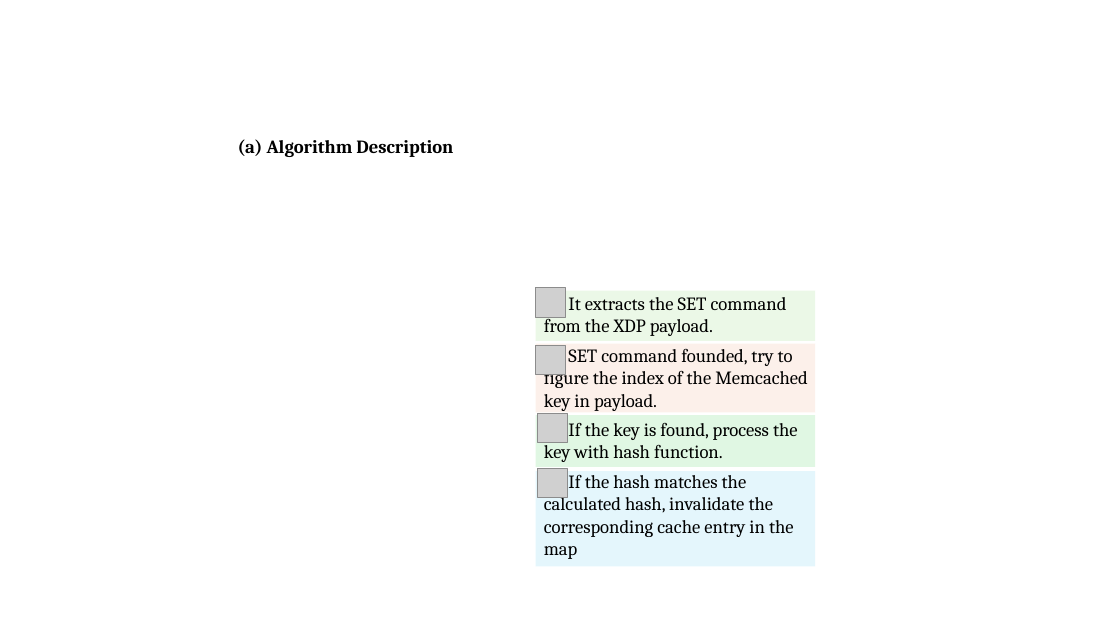
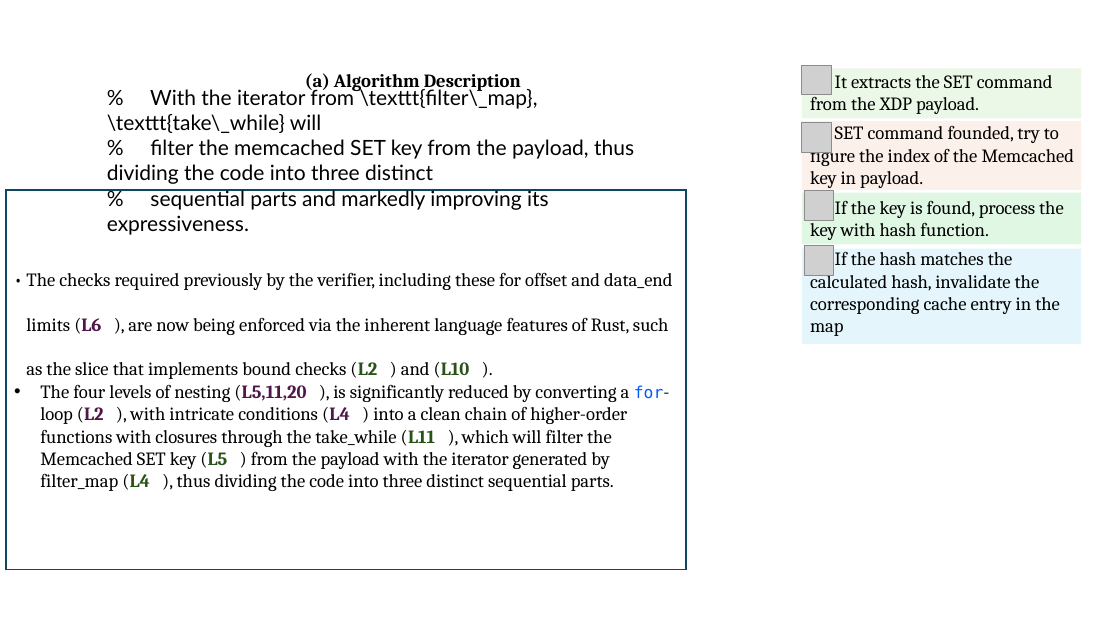
Before and after one commit to upgautamvt/publish-paper, a slide deck: slide 5 of figs/figs.pptx. Drawn at 1120x630 pixels with LibreOffice and Linux fonts; fonts in the diff are those of the drawing; grey boxes stand for pictures. Boxes give left, top, right and bottom in pixels: in the first picture for what was removed or moved away, otherwise in the second. Text is boxed around its words. In the diff, an @@ line names an element or a change of style, - is before the commit and + after.

```diff
--- a/figs/figs.pptx
+++ b/figs/figs.pptx
@@ text added at (107, 87, 634, 235), 18 pt, text #000000 @@
+% With the iterator from \texttt{filter\_map}, \texttt{take\_while} will
+% filter the memcached SET key from the payload, thus dividing the code into three distinct
+% sequential parts and markedly improving its expressiveness.
@@ text "(a) Algorithm Description": place and size @@
-text "(a) Algorithm Description" at (238, 139, 453, 157)
+text "(a) Algorithm Description" at (305, 73, 521, 92)
@@ rectangle added at (6, 190, 686, 570), outline #104760 1.5 pt, 16 pt, text #000000 @@
+• The checks required previously by the verifier, including these for offset and data_end
+limits (L6 ), are now being enforced via the inherent language features of Rust, such
+as the slice that implements bound checks (L2 ) and (L10 ).
+• The four levels of nesting (L5,11,20 ), is significantly reduced by converting a for-loop (L2 ), with intricate conditions (L4 ) into a clean chain of higher-order functions with closures through the take_while (L11 ), which will filter the Memcached SET key (L5 ) from the payload with the iterator generated by filter_map (L4 ), thus dividing the code into three distinct sequential parts.
@@ 3 rectangles, 1 picture: place and size @@
-3 rectangles, 1 picture at (536, 291, 816, 497)
+3 rectangles, 1 picture at (802, 68, 1082, 275)
@@ 3 pictures, 1 text, 1 rectangle: place and size @@
-3 pictures, 1 text, 1 rectangle at (536, 288, 816, 566)
+3 pictures, 1 text, 1 rectangle at (802, 66, 1082, 344)
```
Also in this commit, not shown: 1 other slide changed.
